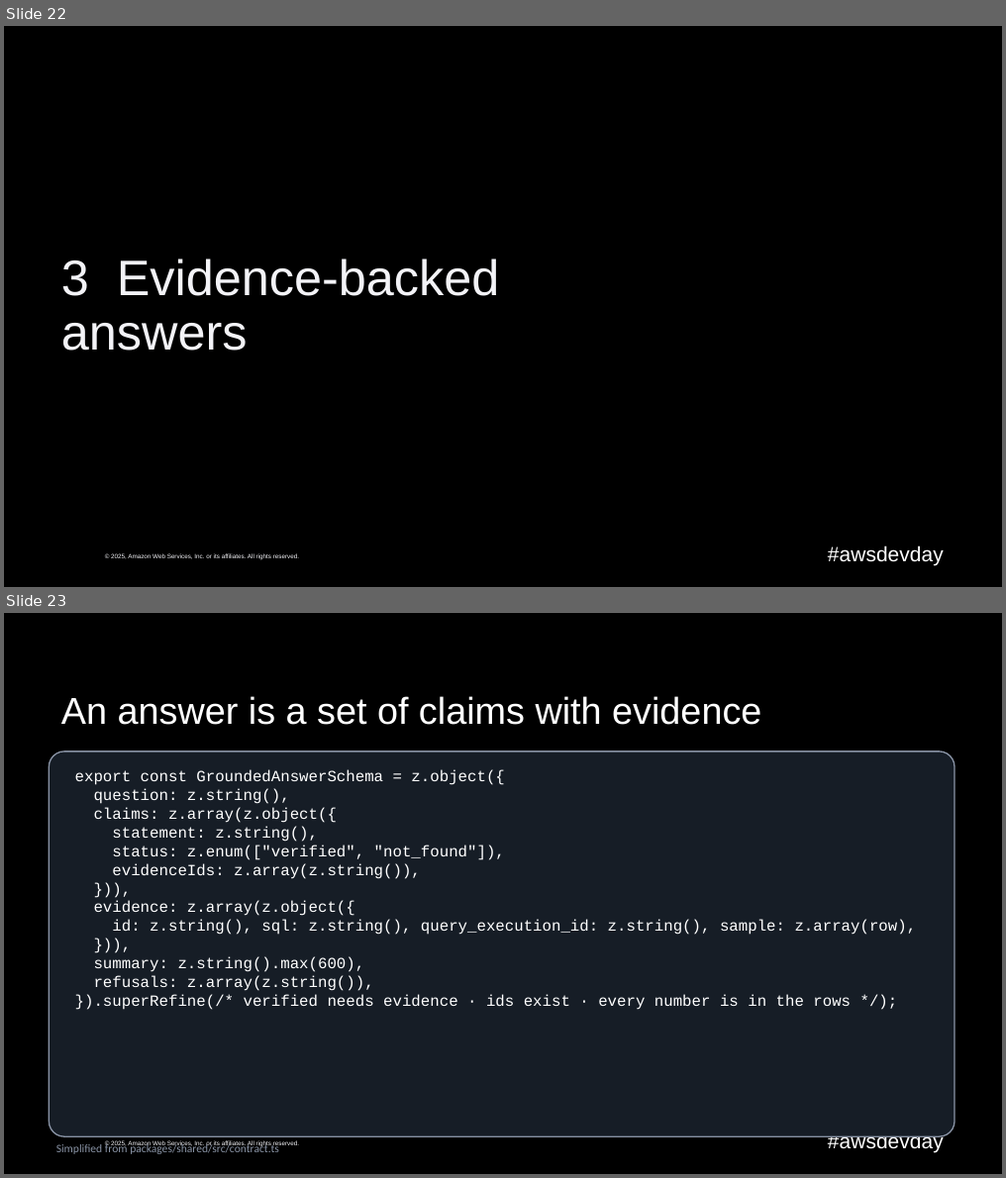
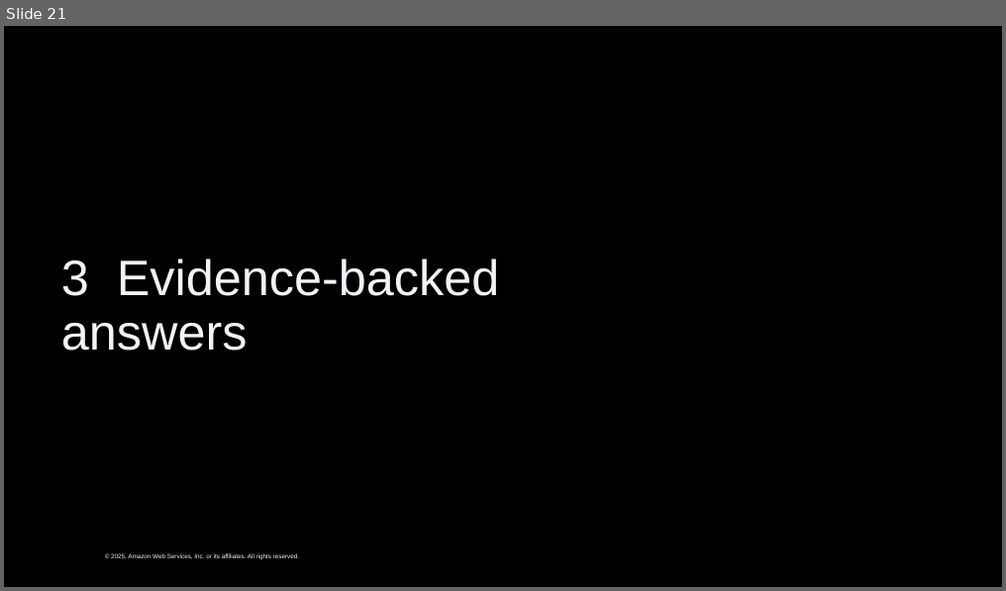
Before and after one commit to caroline-cah/lakehouse-harness, a slide deck: talk/harness-engineering-live.pptx. Shown one above the other, each under a label of ours: slides 22 and 23 before the commit, slide 21 after it. The pictures are 1006x1178 and 1006x591 pixels, drawn with LibreOffice and Linux fonts; fonts in the diff are those of the drawing; background and template pictures are left out. Boxes give left, top, right and bottom in pixels: in the first picture for what was removed or moved away, otherwise in the second. Text is boxed around its words. In the diff, an @@ line names an element or a change of style, - is before the commit and + after.

```diff
--- a/talk/harness-engineering-live.pptx
+++ b/talk/harness-engineering-live.pptx
@@ slide 23 removed at box(4, 613, 1002, 1174), background #000000; not listed: 2 template elements that a slide beside it also shows @@
@@ title removed at box(61, 696, 761, 725) @@
-An answer is a set of claims with evidence
@@ rounded rectangle removed at box(49, 752, 954, 1137) @@
@@ text removed at box(75, 770, 917, 1010) @@
-export const GroundedAnswerSchema = z.object({
-question: z.string(),
-claims: z.array(z.object({
-statement: z.string(),
-status: z.enum(["verified", "not_found"]),
-evidenceIds: z.array(z.string()),
-})),
-evidence: z.array(z.object({
-id: z.string(), sql: z.string(), query_execution_id: z.string(), sample: z.array(row),
-})),
-summary: z.string().max(600),
-refusals: z.array(z.string()),
-}).superRefine(/* verified needs evidence · ids exist · every number is in the rows */);
@@ text removed at box(56, 1144, 279, 1155) @@
-Simplified from packages/shared/src/contract.ts
@@ what was slide 22 is now slide 21 @@
@@ slide 21 changed as well @@
@@ text removed at box(828, 546, 944, 566) @@
-#awsdevday
```
Also in this commit, not shown: 28 other slides changed, 3 slides added, 8 other slides removed, 32 other files.
